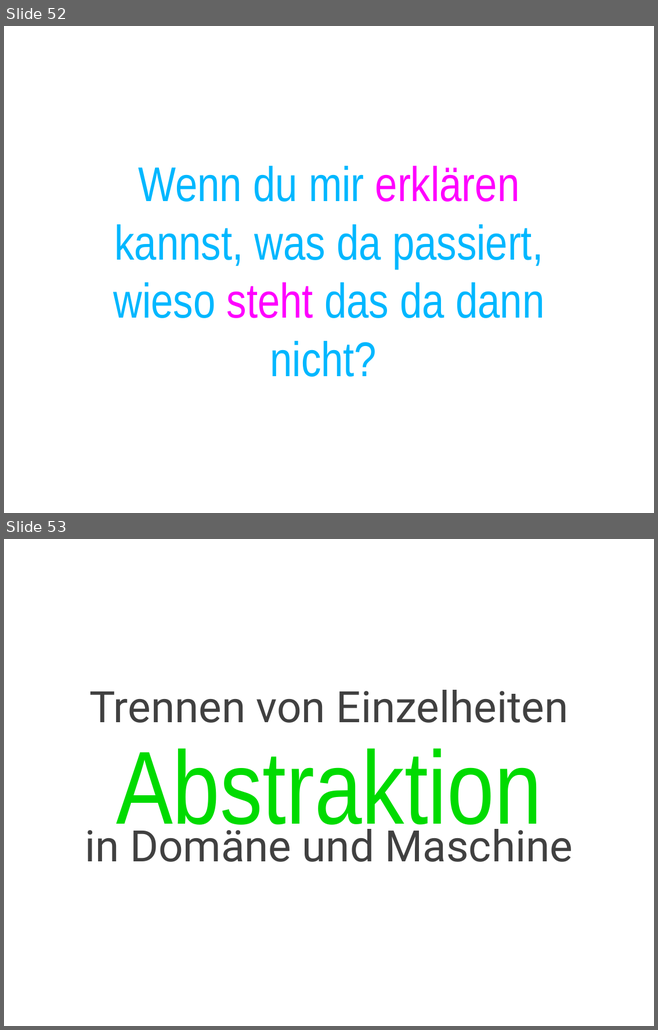
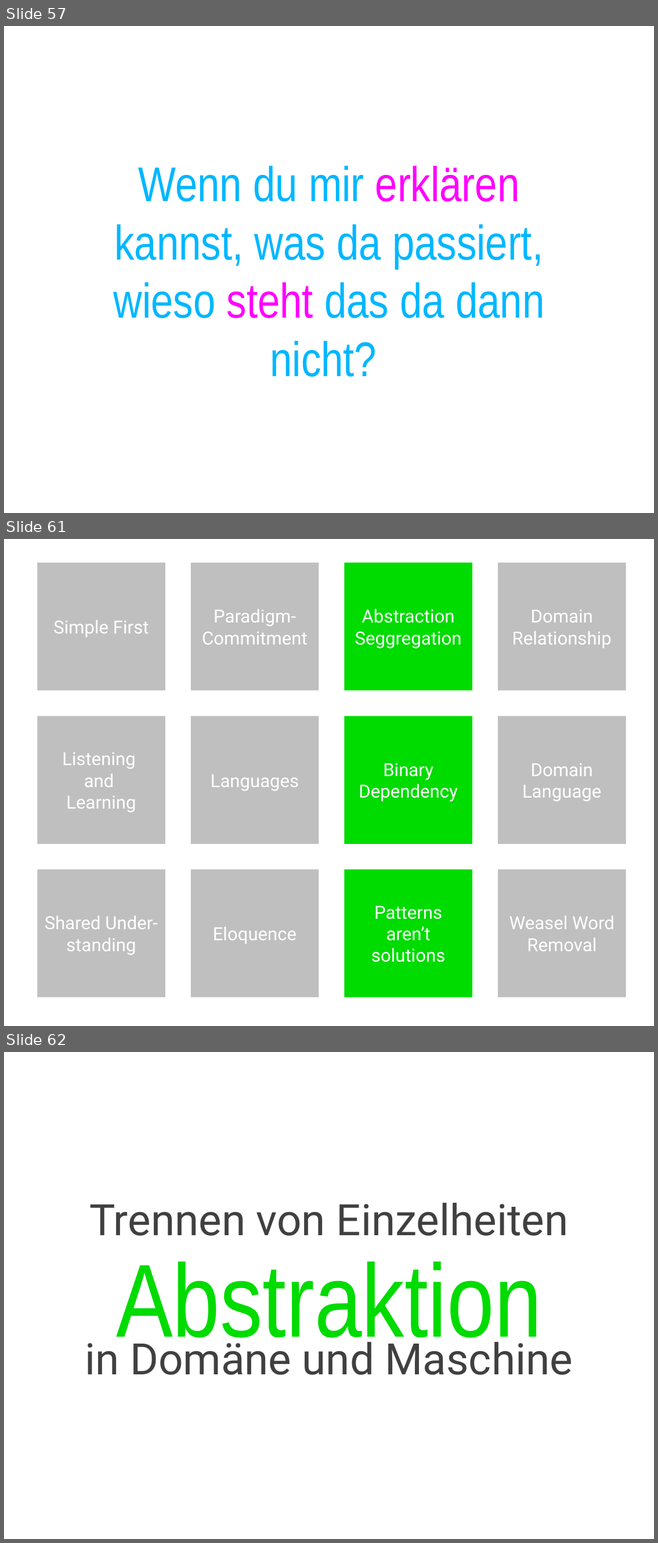
Before and after one commit to cessor/empathiccode, a slide deck: EmpathicCode.pptx. Shown one above the other, each under a label of ours: slides 52 and 53 before the commit, slides 57, 61 and 62 after it; the slides between them are not shown. The pictures are 658x1030 and 658x1543 pixels, drawn with LibreOffice and Linux fonts; fonts in the diff are those of the drawing. Boxes give left, top, right and bottom in pixels: in the first picture for what was removed or moved away, otherwise in the second. Text is boxed around its words. In the diff, an @@ line names an element or a change of style, - is before the commit and + after.

```diff
--- a/EmpathicCode.pptx
+++ b/EmpathicCode.pptx
@@ slide 61 added at <box>4,539,654,1026</box>, background #FFFFFF @@
@@ rectangle added at <box>37,562,165,690</box>, fill #BFBFBF, 20 pt, text #FFFFFF @@
+Simple First
@@ rectangle added at <box>190,562,318,690</box>, fill #BFBFBF, 20 pt, text #FFFFFF @@
+Paradigm-Commitment
@@ rectangle added at <box>344,562,473,690</box>, fill #00DB00, 20 pt, text #FFFFFF @@
+Abstraction Seggregation
@@ rectangle added at <box>498,562,626,690</box>, fill #BFBFBF, 20 pt, text #FFFFFF @@
+Domain Relationship
@@ rectangle added at <box>37,716,165,844</box>, fill #BFBFBF, 20 pt, text #FFFFFF @@
+Listening
+and
+Learning
@@ rectangle added at <box>190,716,318,844</box>, fill #BFBFBF, 20 pt, text #FFFFFF @@
+Languages
@@ rectangle added at <box>344,716,473,844</box>, fill #00DB00, 20 pt, text #FFFFFF @@
+Binary Dependency
@@ rectangle added at <box>498,716,626,844</box>, fill #BFBFBF, 20 pt, text #FFFFFF @@
+Domain Language
@@ rectangle added at <box>37,870,165,998</box>, fill #BFBFBF, 20 pt, text #FFFFFF @@
+Shared Under-standing
@@ rectangle added at <box>190,870,318,998</box>, fill #BFBFBF, 20 pt, text #FFFFFF @@
+Eloquence
@@ rectangle added at <box>344,870,473,998</box>, fill #00DB00, 20 pt, text #FFFFFF @@
+Patterns aren’t solutions
@@ rectangle added at <box>498,870,626,998</box>, fill #BFBFBF, 20 pt, text #FFFFFF @@
+Weasel Word Removal
@@ what was slide 52 is now slide 57 @@
@@ what was slide 53 is now slide 62 @@
```
Also in this commit, not shown: 9 slides changed, 16 other slides added, 1 slide removed, 1 other file.
